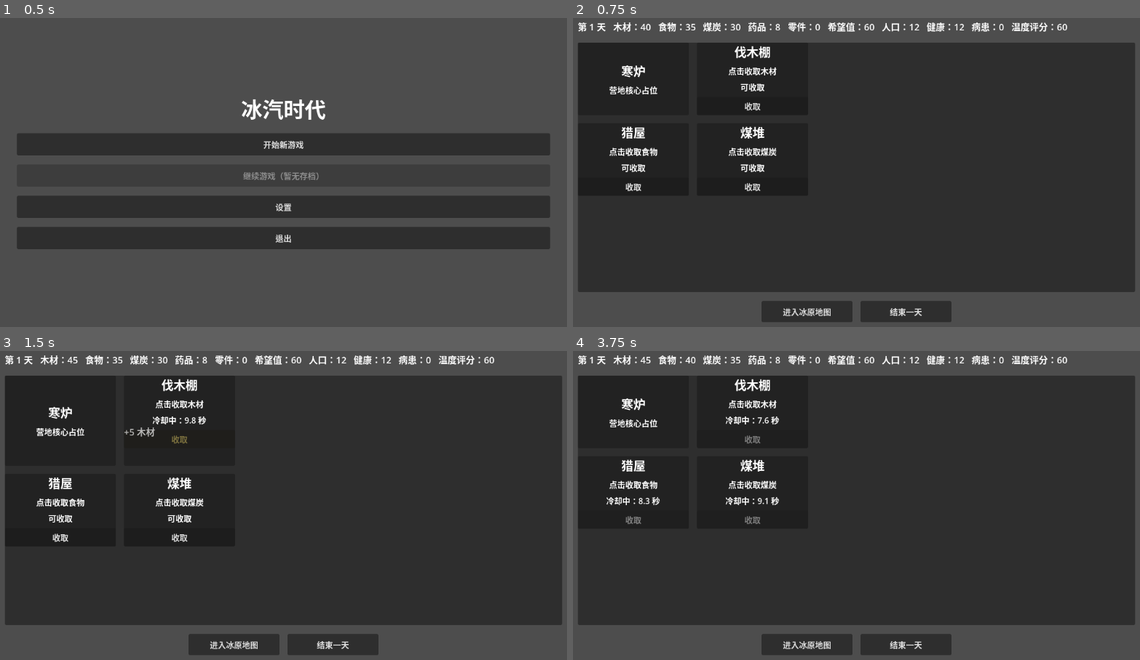
Above: before the commit, frames 1-4 (two rows, left to right).
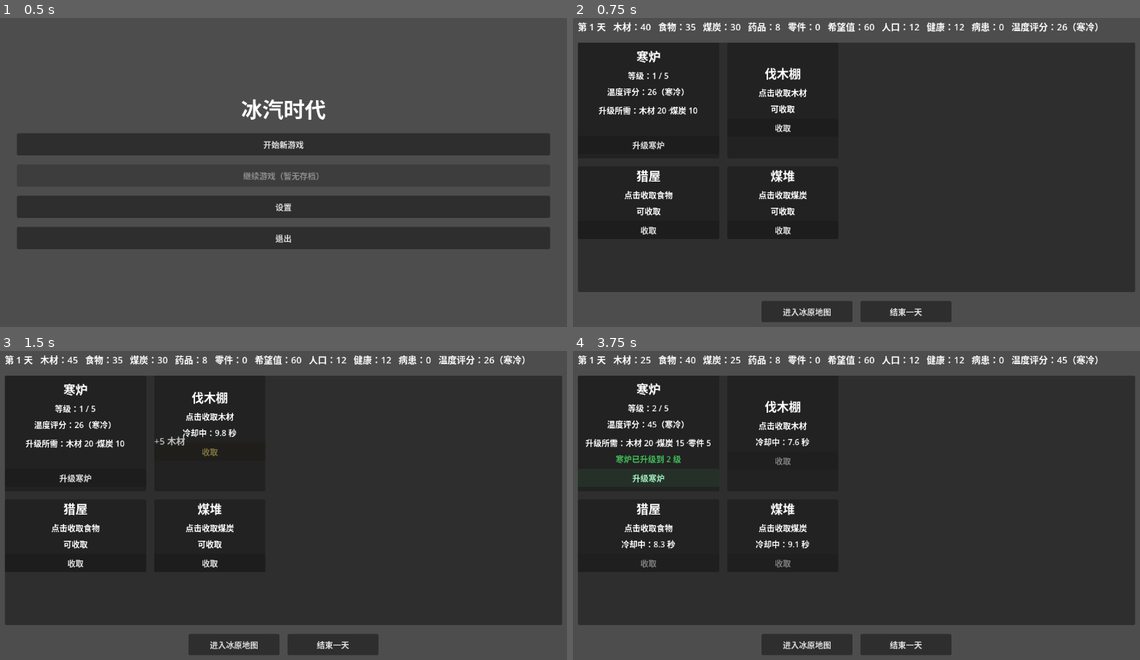
Above: after the commit, the same moments.

Repository: wanzhihuiha/bingqishidai
Game: Godot game, scene res://scenes/menu/MainMenu.tscn
The game is run twice, just before and just after one commit, with the same random seed, the same clock (stepped at 60 frames per second) and the same inputs.
Inputs (mouse positions are in pixels of both pictures, inside the frame that each line leads up to):
- Up to frame 1 (0.5 s): no input
- Up to frame 2 (0.75 s): click "开始新游戏" at 0.5 s
- Up to frame 3 (1.5 s): click "收取" at 1.25 s
- Up to frame 4 (3.75 s): click "收取" at 2 s; click "收取" at 2.75 s; click (646, 477) at 3.5 s, where only the run after the commit has a clickable "升级寒炉"

Frame 1 is identical in both runs. In frame 2, 3.5% of the frame differs, in the area x 4-93%, y 1-71%; in frame 3, 3.7%; in frame 4, 3.9%, in the area x 2-93%, y 1-71%.

Commit message:
实现寒炉升级和温度评分

Diff:
--- a/data/buildings.json
+++ b/data/buildings.json
@@ -5,7 +5,7 @@
       "id": "furnace",
       "name": "寒炉",
       "unlock_day": 1,
-      "max_level": 3,
+      "max_level": 5,
       "job_id": "engineer",
       "levels": [
         {
@@ -13,7 +13,9 @@
           "cost": {},
           "production": {
             "coal_cost_per_night": 6,
-            "heat_level": 1
+            "heat_level": 1,
+            "warmth_bonus": 20,
+            "population_cap_bonus": 0
           },
           "unlocks": [
             "basic_survival"
@@ -25,11 +27,13 @@
           "level": 2,
           "cost": {
             "wood": 20,
-            "parts": 5
+            "coal": 10
           },
           "production": {
             "coal_cost_per_night": 5,
-            "heat_level": 2
+            "heat_level": 2,
+            "warmth_bonus": 40,
+            "population_cap_bonus": 5
           },
           "unlocks": [],
           "effects": [
@@ -45,12 +49,15 @@
         {
           "level": 3,
           "cost": {
-            "wood": 35,
-            "parts": 12
+            "wood": 20,
+            "coal": 15,
+            "parts": 5
           },
           "production": {
             "coal_cost_per_night": 4,
-            "heat_level": 3
+            "heat_level": 3,
+            "warmth_bonus": 60,
+            "population_cap_bonus": 10
           },
           "unlocks": [
             "storm_resistance"
@@ -64,6 +71,56 @@
             }
           ],
           "display_text": "显著降低暴风雪期间的低温风险。"
+        },
+        {
+          "level": 4,
+          "cost": {
+            "wood": 50,
+            "coal": 25,
+            "parts": 12
+          },
+          "production": {
+            "coal_cost_per_night": 3,
+            "heat_level": 4,
+            "warmth_bonus": 80,
+            "population_cap_bonus": 15
+          },
+          "unlocks": [],
+          "effects": [
+            {
+              "effect_type": "injury_risk_modifier",
+              "target_id": "storm_cold",
+              "value": -0.2,
+              "note": "强化炉体提高暴风雪抗性。"
+            }
+          ],
+          "display_text": "强化供暖效率，提高人口承载能力。"
+        },
+        {
+          "level": 5,
+          "cost": {
+            "wood": 70,
+            "coal": 40,
+            "parts": 20
+          },
+          "production": {
+            "coal_cost_per_night": 2,
+            "heat_level": 5,
+            "warmth_bonus": 100,
+            "population_cap_bonus": 20
+          },
+          "unlocks": [
+            "deep_winter_resistance"
+          ],
+          "effects": [
+            {
+              "effect_type": "injury_risk_modifier",
+              "target_id": "cold",
+              "value": -0.3,
+              "note": "最高等级寒炉显著降低严寒伤病风险。"
+            }
+          ],
+          "display_text": "寒炉达到最高等级，提供最稳定的营地供暖。"
         }
       ],
       "description": "营地供暖核心，煤炭不足时会熄灭。"
--- a/project.godot
+++ b/project.godot
@@ -18,6 +18,7 @@
 [autoload]
 
 DataLoader="*res://scripts/managers/DataLoader.gd"
+BuildingManager="*res://scripts/managers/BuildingManager.gd"
 GameState="*res://scripts/managers/GameState.gd"
 SceneRouter="*res://scripts/managers/SceneRouter.gd"
 
--- /dev/null
+++ b/scripts/managers/BuildingManager.gd
@@ -0,0 +1,136 @@
+extends Node
+
+const FURNACE_ID: String = "furnace"
+const CHECKED_UPGRADE_RESOURCES: Array[String] = ["wood", "coal", "parts"]
+
+
+func get_furnace_config() -> Dictionary:
+	return DataLoader.get_building_config(FURNACE_ID)
+
+
+func get_furnace_max_level() -> int:
+	var config: Dictionary = get_furnace_config()
+	return int(config.get("max_level", 1))
+
+
+func get_furnace_current_level_config() -> Dictionary:
+	return get_furnace_level_config(GameState.furnace_level)
+
+
+func get_furnace_next_level_config() -> Dictionary:
+	return get_furnace_level_config(GameState.furnace_level + 1)
+
+
+func get_furnace_level_config(level: int) -> Dictionary:
+	var config: Dictionary = get_furnace_config()
+	var levels: Array = config.get("levels", []) as Array
+
+	for level_value: Variant in levels:
+		if typeof(level_value) != TYPE_DICTIONARY:
+			continue
+		var level_config: Dictionary = level_value as Dictionary
+		if int(level_config.get("level", 0)) == level:
+			return level_config.duplicate(true)
+
+	return {}
+
+
+func get_furnace_upgrade_cost() -> Dictionary:
+	var next_level: Dictionary = get_furnace_next_level_config()
+	var cost: Dictionary = next_level.get("cost", {}) as Dictionary
+	return cost.duplicate(true)
+
+
+func get_furnace_upgrade_cost_text() -> String:
+	if GameState.furnace_level >= get_furnace_max_level():
+		return "已达到最高等级"
+
+	var cost: Dictionary = get_furnace_upgrade_cost()
+	if cost.is_empty():
+		return "无需资源"
+
+	var parts: PackedStringArray = PackedStringArray()
+	for resource_id: String in CHECKED_UPGRADE_RESOURCES:
+		var amount: int = int(cost.get(resource_id, 0))
+		if amount <= 0:
+			continue
+		var resource_name: String = GameState.get_resource_name(resource_id)
+		parts.append("%s %d" % [resource_name, amount])
+
+	return "、".join(parts)
+
+
+func get_furnace_missing_resources() -> Dictionary:
+	var cost: Dictionary = get_furnace_upgrade_cost()
+	var missing: Dictionary = {}
+
+	for resource_id: String in CHECKED_UPGRADE_RESOURCES:
+		var need_amount: int = int(cost.get(resource_id, 0))
+		if need_amount <= 0:
+			continue
+		var current_amount: int = GameState.get_resource_amount(resource_id)
+		if current_amount < need_amount:
+			missing[resource_id] = need_amount - current_amount
+
+	return missing
+
+
+func get_missing_resources_text(missing: Dictionary) -> String:
+	if missing.is_empty():
+		return ""
+
+	var parts: PackedStringArray = PackedStringArray()
+	for resource_id: String in CHECKED_UPGRADE_RESOURCES:
+		if not missing.has(resource_id):
+			continue
+		var resource_name: String = GameState.get_resource_name(resource_id)
+		var amount: int = int(missing.get(resource_id, 0))
+		parts.append("%s %d" % [resource_name, amount])
+
+	return "缺少：" + "、".join(parts)
+
+
+func upgrade_furnace() -> Dictionary:
+	GameState.ensure_started()
+	var current_level: int = GameState.furnace_level
+	var max_level: int = get_furnace_max_level()
+	if current_level >= max_level:
+		print("[BuildingManager] upgrade_furnace failed reason=max_level current_level=%d" % current_level)
+		return {
+			"success": false,
+			"message": "寒炉已达到最高等级"
+		}
+
+	var missing: Dictionary = get_furnace_missing_resources()
+	if not missing.is_empty():
+		var missing_text: String = get_missing_resources_text(missing)
+		print("[BuildingManager] upgrade_furnace failed reason=missing_resources level=%d missing=%s" % [
+			current_level,
+			str(missing)
+		])
+		return {
+			"success": false,
+			"message": missing_text,
+			"missing": missing
+		}
+
+	var cost: Dictionary = get_furnace_upgrade_cost()
+	for resource_id: String in CHECKED_UPGRADE_RESOURCES:
+		var amount: int = int(cost.get(resource_id, 0))
+		if amount <= 0:
+			continue
+		GameState.add_resource(resource_id, -amount, "upgrade_furnace")
+
+	var next_level: int = current_level + 1
+	GameState.set_furnace_level(next_level, "upgrade_furnace")
+	print("[BuildingManager] upgrade_furnace success before_level=%d after_level=%d cost=%s temperature_score=%d" % [
+		current_level,
+		next_level,
+		str(cost),
+		GameState.temperature_score
+	])
+	return {
+		"success": true,
+		"message": "寒炉已升级到 %d 级" % next_level,
+		"level": next_level
+	}
--- a/scripts/managers/DataLoader.gd
+++ b/scripts/managers/DataLoader.gd
@@ -2,10 +2,12 @@
 
 const RESOURCES_PATH: String = "res://data/resources.json"
 const SURVIVORS_PATH: String = "res://data/survivors.json"
+const BUILDINGS_PATH: String = "res://data/buildings.json"
 
 var resource_configs: Dictionary = {}
 var resource_order: Array[String] = []
 var survivor_config: Dictionary = {}
+var building_configs: Dictionary = {}
 
 
 func _ready() -> void:
@@ -15,7 +17,12 @@
 func load_all() -> void:
 	resource_configs = _load_resource_configs()
 	survivor_config = _load_survivor_config()
-	print("[DataLoader] load_all resources=%d survivor_config=%s" % [resource_configs.size(), str(not survivor_config.is_empty())])
+	building_configs = _load_building_configs()
+	print("[DataLoader] load_all resources=%d survivor_config=%s buildings=%d" % [
+		resource_configs.size(),
+		str(not survivor_config.is_empty()),
+		building_configs.size()
+	])
 
 
 func get_resource_configs() -> Dictionary:
@@ -34,6 +41,15 @@
 func get_survivor_initial_counts() -> Dictionary:
 	var counts: Dictionary = survivor_config.get("initial_counts", {}) as Dictionary
 	return counts.duplicate(true)
+
+
+func get_building_configs() -> Dictionary:
+	return building_configs.duplicate(true)
+
+
+func get_building_config(building_id: String) -> Dictionary:
+	var config: Dictionary = building_configs.get(building_id, {}) as Dictionary
+	return config.duplicate(true)
 
 
 func _load_resource_configs() -> Dictionary:
@@ -76,6 +92,31 @@
 	return data
 
 
+func _load_building_configs() -> Dictionary:
+	var data: Dictionary = _load_json_dictionary(BUILDINGS_PATH)
+	var items: Array = data.get("items", []) as Array
+	var result: Dictionary = {}
+
+	for item_value: Variant in items:
+		if typeof(item_value) != TYPE_DICTIONARY:
+			push_error("[DataLoader] buildings item is not dictionary")
+			continue
+
+		var item: Dictionary = item_value as Dictionary
+		var building_id: String = str(item.get("id", ""))
+		if building_id.is_empty():
+			push_error("[DataLoader] buildings item missing id")
+			continue
+		if result.has(building_id):
+			push_error("[DataLoader] duplicated building id=%s" % building_id)
+			continue
+
+		result[building_id] = item.duplicate(true)
+
+	print("[DataLoader] load_buildings count=%d" % result.size())
+	return result
+
+
 func _load_json_dictionary(path: String) -> Dictionary:
 	var file: FileAccess = FileAccess.open(path, FileAccess.READ)
 	if file == null:
--- a/scripts/managers/GameState.gd
+++ b/scripts/managers/GameState.gd
@@ -2,9 +2,10 @@
 
 signal state_changed
 signal resources_changed
+signal temperature_changed
 
-const DEFAULT_TEMPERATURE_SCORE: int = 60
 const DEFAULT_FURNACE_LEVEL: int = 1
+const DEFAULT_WEATHER_PRESSURE: float = 0.0
 
 var day: int = 1
 var phase: String = "day"
@@ -16,7 +17,8 @@
 	"dead": 0
 }
 var furnace_level: int = DEFAULT_FURNACE_LEVEL
-var temperature_score: int = DEFAULT_TEMPERATURE_SCORE
+var temperature_score: int = 0
+var weather_pressure: float = DEFAULT_WEATHER_PRESSURE
 var is_started: bool = false
 
 
@@ -26,7 +28,8 @@
 	resources = _build_initial_resources()
 	population = _build_initial_population()
 	furnace_level = DEFAULT_FURNACE_LEVEL
-	temperature_score = DEFAULT_TEMPERATURE_SCORE
+	weather_pressure = DEFAULT_WEATHER_PRESSURE
+	refresh_temperature_score("start_new_game")
 	is_started = true
 	print("[GameState] start_new_game day=%d phase=%s resources=%s population=%s furnace_level=%d temperature_score=%d" % [
 		day,
@@ -81,6 +84,8 @@
 	var after: int = _clamp_resource(resource_id, amount)
 	resources[resource_id] = after
 	print("[GameState] set_resource source=%s resource=%s before=%d after=%d" % [source, resource_id, before, after])
+	if resource_id == "coal":
+		refresh_temperature_score("resource_set:%s" % resource_id)
 	resources_changed.emit()
 	state_changed.emit()
 
@@ -90,8 +95,46 @@
 	var after: int = _clamp_resource(resource_id, before + amount)
 	resources[resource_id] = after
 	print("[GameState] add_resource source=%s resource=%s amount=%d before=%d after=%d" % [source, resource_id, amount, before, after])
+	if resource_id == "coal":
+		refresh_temperature_score("resource_changed:%s" % resource_id)
 	resources_changed.emit()
 	state_changed.emit()
+
+
+func set_furnace_level(level: int, source: String) -> void:
+	var before: int = furnace_level
+	var max_level: int = BuildingManager.get_furnace_max_level()
+	furnace_level = int(clamp(level, DEFAULT_FURNACE_LEVEL, max_level))
+	print("[GameState] set_furnace_level source=%s before=%d after=%d" % [source, before, furnace_level])
+	refresh_temperature_score("furnace_level_changed")
+	state_changed.emit()
+
+
+func refresh_temperature_score(source: String = "manual") -> void:
+	var before: int = temperature_score
+	var coal_amount: int = get_resource_amount("coal")
+	var calculated: float = float(furnace_level * 20) + float(min(coal_amount, 50)) * 0.2 - weather_pressure
+	temperature_score = int(round(calculated))
+	print("[GameState] refresh_temperature_score source=%s furnace_level=%d coal=%d weather_pressure=%.1f before=%d after=%d status=%s" % [
+		source,
+		furnace_level,
+		coal_amount,
+		weather_pressure,
+		before,
+		temperature_score,
+		get_temperature_status()
+	])
+	temperature_changed.emit()
+
+
+func get_temperature_status() -> String:
+	if temperature_score >= 80:
+		return "温暖"
+	if temperature_score >= 50:
+		return "可忍受"
+	if temperature_score >= 20:
+		return "寒冷"
+	return "危险"
 
 
 func get_alive_population() -> int:
--- a/scripts/shelter/ShelterView.gd
+++ b/scripts/shelter/ShelterView.gd
@@ -37,6 +37,11 @@
 var healthy_label: Label
 var sick_label: Label
 var temperature_label: Label
+var furnace_level_label: Label
+var furnace_temperature_label: Label
+var furnace_cost_label: Label
+var furnace_message_label: Label
+var furnace_upgrade_button: Button
 var collect_cards: Dictionary = {}
 
 
@@ -48,6 +53,8 @@
 		GameState.state_changed.connect(_refresh_hud)
 	if not GameState.resources_changed.is_connected(_refresh_hud):
 		GameState.resources_changed.connect(_refresh_hud)
+	if not GameState.temperature_changed.is_connected(_refresh_hud):
+		GameState.temperature_changed.connect(_refresh_hud)
 	_build_ui()
 	_refresh_hud()
 
@@ -120,16 +127,16 @@
 	grid.add_theme_constant_override("v_separation", 16)
 	panel.add_child(grid)
 
-	grid.add_child(_make_placeholder("寒炉", "营地核心占位"))
+	grid.add_child(_make_furnace_card())
 	for config_value: Dictionary in COLLECT_BUILDINGS:
 		grid.add_child(_make_collect_card(config_value))
 
 	return panel
 
 
-func _make_placeholder(title_text: String, body_text: String) -> PanelContainer:
+func _make_furnace_card() -> PanelContainer:
 	var panel: PanelContainer = PanelContainer.new()
-	panel.custom_minimum_size = Vector2(220, 140)
+	panel.custom_minimum_size = Vector2(280, 230)
 
 	var box: VBoxContainer = VBoxContainer.new()
 	box.alignment = BoxContainer.ALIGNMENT_CENTER
@@ -137,15 +144,35 @@
 	panel.add_child(box)
 
 	var title: Label = Label.new()
-	title.text = title_text
+	title.text = "寒炉"
 	title.horizontal_alignment = HORIZONTAL_ALIGNMENT_CENTER
 	title.add_theme_font_size_override("font_size", 24)
 	box.add_child(title)
 
-	var body: Label = Label.new()
-	body.text = body_text
-	body.horizontal_alignment = HORIZONTAL_ALIGNMENT_CENTER
-	box.add_child(body)
+	furnace_level_label = Label.new()
+	furnace_level_label.horizontal_alignment = HORIZONTAL_ALIGNMENT_CENTER
+	box.add_child(furnace_level_label)
+
+	furnace_temperature_label = Label.new()
+	furnace_temperature_label.horizontal_alignment = HORIZONTAL_ALIGNMENT_CENTER
+	box.add_child(furnace_temperature_label)
+
+	furnace_cost_label = Label.new()
+	furnace_cost_label.horizontal_alignment = HORIZONTAL_ALIGNMENT_CENTER
+	furnace_cost_label.autowrap_mode = TextServer.AUTOWRAP_WORD_SMART
+	box.add_child(furnace_cost_label)
+
+	furnace_message_label = Label.new()
+	furnace_message_label.horizontal_alignment = HORIZONTAL_ALIGNMENT_CENTER
+	furnace_message_label.autowrap_mode = TextServer.AUTOWRAP_WORD_SMART
+	furnace_message_label.add_theme_font_size_override("font_size", 16)
+	box.add_child(furnace_message_label)
+
+	furnace_upgrade_button = Button.new()
+	furnace_upgrade_button.text = "升级寒炉"
+	furnace_upgrade_button.custom_minimum_size = Vector2(130, 36)
+	furnace_upgrade_button.pressed.connect(_on_furnace_upgrade_pressed)
+	box.add_child(furnace_upgrade_button)
 
 	return panel
 
@@ -226,6 +253,31 @@
 		status.text = "可收取"
 
 
+func _refresh_furnace_card() -> void:
+	if furnace_level_label == null:
+		return
+
+	var max_level: int = BuildingManager.get_furnace_max_level()
+	var current_level: int = GameState.furnace_level
+	furnace_level_label.text = "等级：%d / %d" % [current_level, max_level]
+
+	if furnace_temperature_label != null:
+		furnace_temperature_label.text = "温度评分：%d（%s）" % [
+			GameState.temperature_score,
+			GameState.get_temperature_status()
+		]
+
+	if furnace_cost_label != null:
+		furnace_cost_label.text = "升级所需：%s" % BuildingManager.get_furnace_upgrade_cost_text()
+
+	if furnace_upgrade_button != null:
+		furnace_upgrade_button.disabled = current_level >= max_level
+		if current_level >= max_level:
+			furnace_upgrade_button.text = "已满级"
+		else:
+			furnace_upgrade_button.text = "升级寒炉"
+
+
 func _on_collect_pressed(resource_id: String, amount: int) -> void:
 	var card: Dictionary = collect_cards.get(resource_id, {}) as Dictionary
 	var cooldown_left: float = float(card.get("cooldown_left", 0.0))
@@ -263,6 +315,33 @@
 	tween.chain().tween_callback(feedback_label.queue_free)
 
 
+func _on_furnace_upgrade_pressed() -> void:
+	var result: Dictionary = BuildingManager.upgrade_furnace()
+	var message: String = str(result.get("message", ""))
+	var success: bool = bool(result.get("success", false))
+	if furnace_message_label != null:
+		furnace_message_label.text = message
+		if success:
+			furnace_message_label.add_theme_color_override("font_color", Color(0.25, 0.75, 0.35, 1.0))
+		else:
+			furnace_message_label.add_theme_color_override("font_color", Color(1.0, 0.25, 0.18, 1.0))
+	_play_furnace_upgrade_feedback(success)
+	_refresh_hud()
+
+
+func _play_furnace_upgrade_feedback(success: bool) -> void:
+	if furnace_upgrade_button == null:
+		return
+
+	var target_color: Color = Color(0.45, 1.0, 0.65, 1.0)
+	if not success:
+		target_color = Color(1.0, 0.55, 0.45, 1.0)
+
+	var tween: Tween = create_tween()
+	tween.tween_property(furnace_upgrade_button, "modulate", target_color, 0.1)
+	tween.tween_property(furnace_upgrade_button, "modulate", Color.WHITE, 0.2)
+
+
 func _make_action_bar() -> HBoxContainer:
 	var actions: HBoxContainer = HBoxContainer.new()
 	actions.alignment = BoxContainer.ALIGNMENT_CENTER
@@ -303,7 +382,12 @@
 	if sick_label != null:
 		sick_label.text = "病患：%d" % GameState.get_sick_population()
 	if temperature_label != null:
-		temperature_label.text = "温度评分：%d" % GameState.temperature_score
+		temperature_label.text = "温度评分：%d（%s）" % [
+			GameState.temperature_score,
+			GameState.get_temperature_status()
+		]
+
+	_refresh_furnace_card()
 
 
 func _on_world_map_pressed() -> void:
Not shown, added: scripts/managers/BuildingManager.gd.uid
